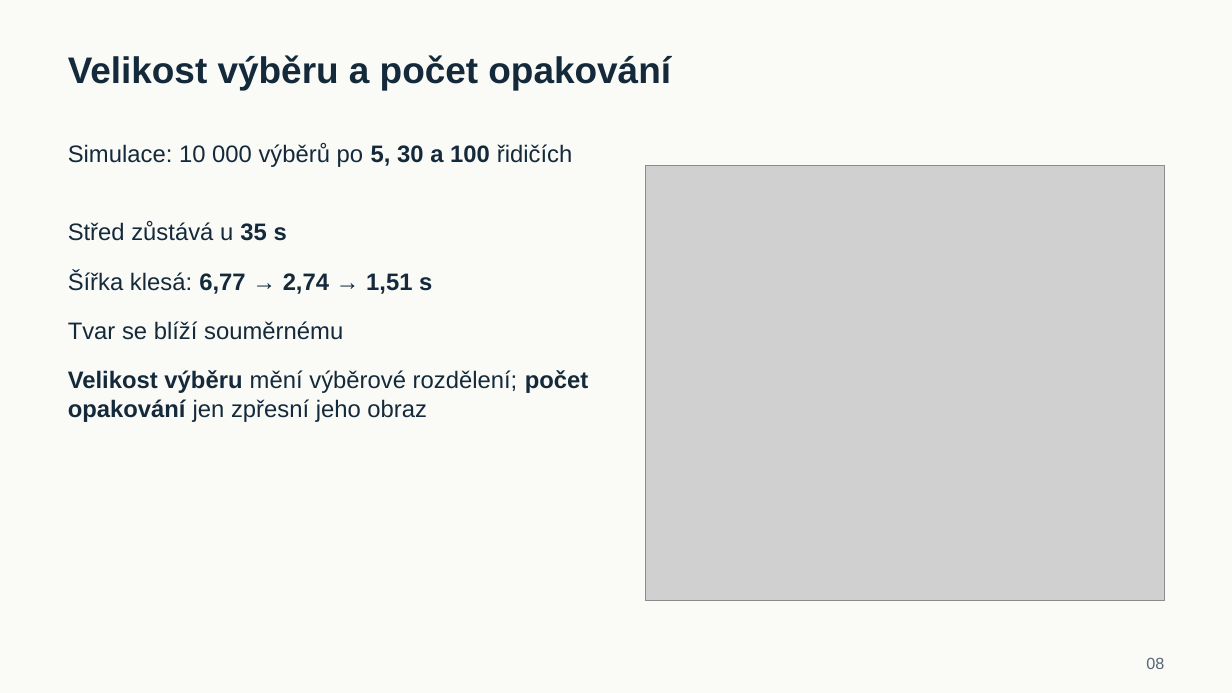
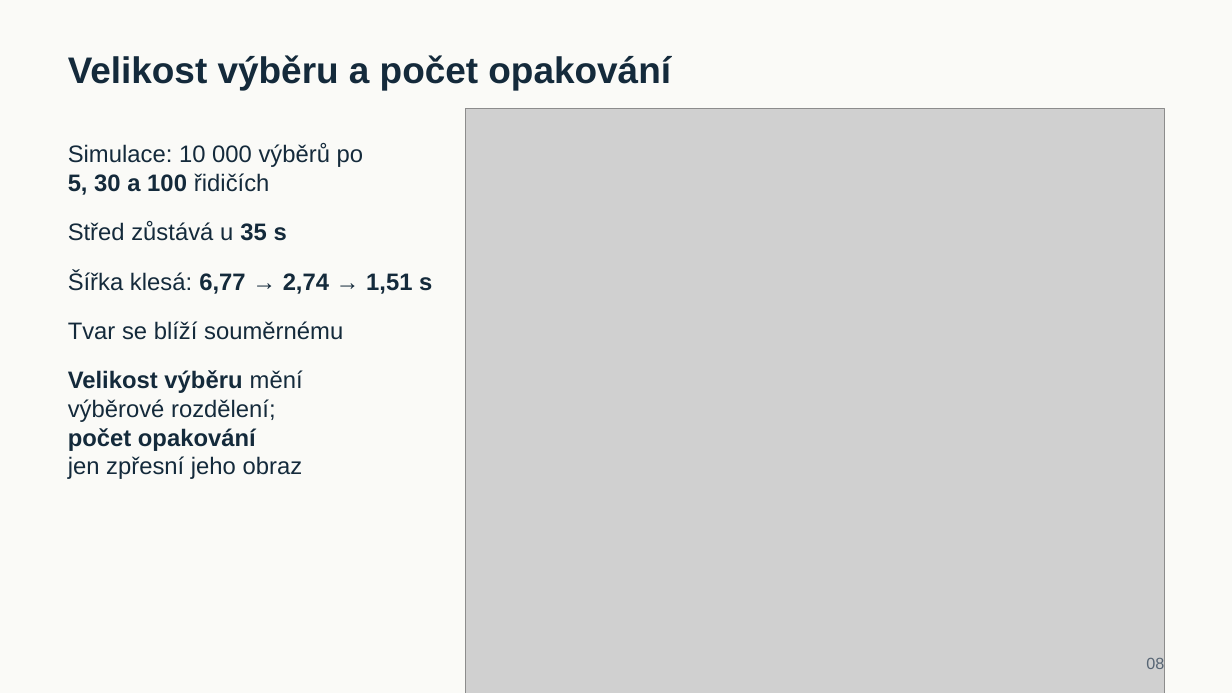
Before and after one commit to reckak/statistics-for-psychology, a slide deck: slide 8 of presentations/kapitola_06_vyberove_rozdeleni_a_testovani.pptx. Drawn at 1232x693 pixels with LibreOffice and Linux fonts; fonts in the diff are those of the drawing; grey boxes stand for pictures. Boxes give left, top, right and bottom in pixels: in the first picture for what was removed or moved away, otherwise in the second. Text is boxed around its words. In the diff, an @@ line names an element or a change of style, - is before the commit and + after.

```diff
--- a/presentations/kapitola_06_vyberove_rozdeleni_a_testovani.pptx
+++ b/presentations/kapitola_06_vyberove_rozdeleni_a_testovani.pptx
@@ picture: place and size @@
-picture at (645,166,1164,600)
+picture at (466,109,1164,693)
@@ text "Simulace: 10 000 výběrů po ..." rewrapped from (68,143,572,167) to (68,143,363,195) @@
@@ text "Velikost výběru mění výběrové rozdělení; ..." rewrapped from (68,370,589,422) to (68,370,303,479) @@
```
Also in this commit, not shown: 12 other slides changed, 5 other files.
